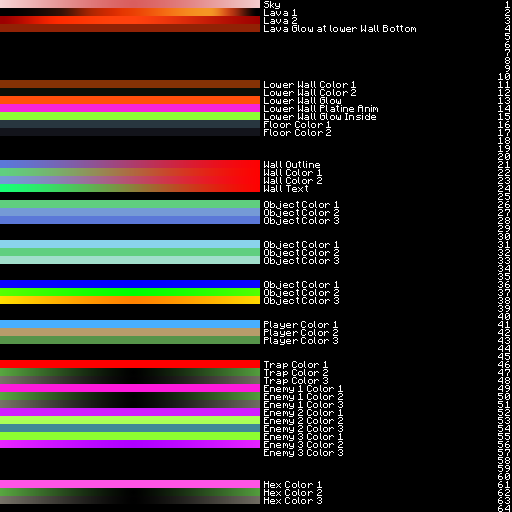
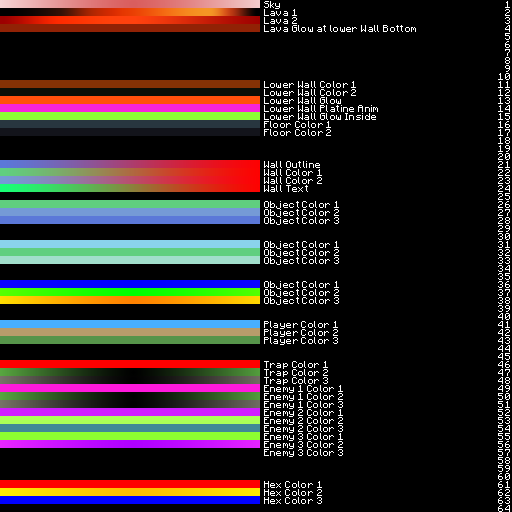
Layered file, before and after one edit (512 x 512). Changes by layer:
painted on "Rectangle 1" (13th of 13, in "Hex Gegner") over [0, 480, 260, 488]
painted on "Rectangle 1 copy" (13th of 13, in "Hex Gegner") over [0, 488, 260, 496]
painted on "Rectangle 1 copy 2" (13th of 13, in "Hex Gegner") over [0, 496, 260, 504]
